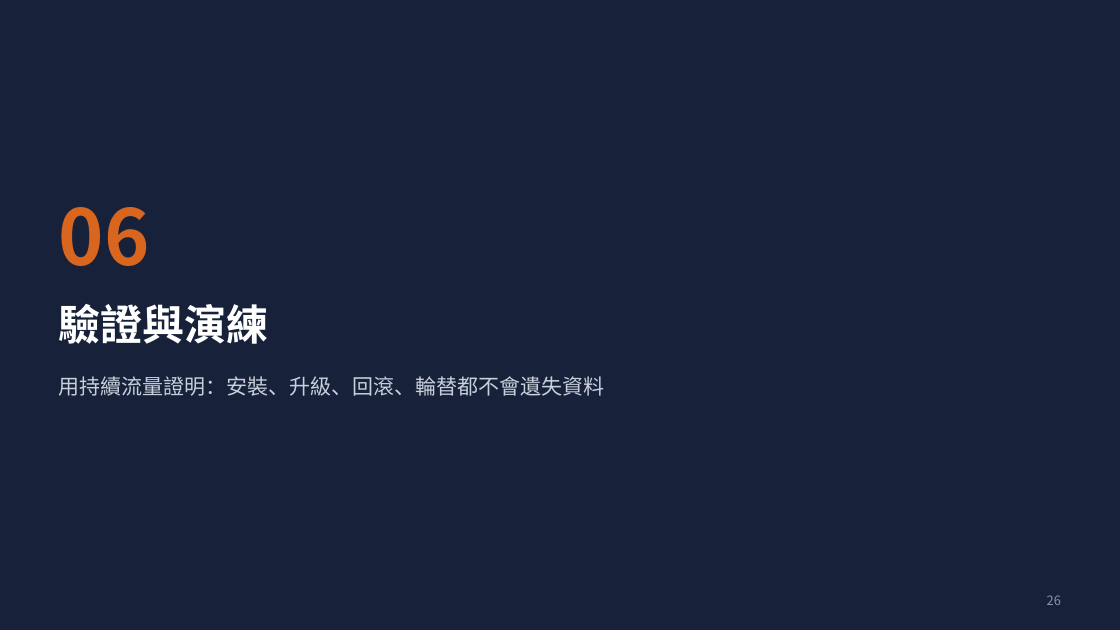
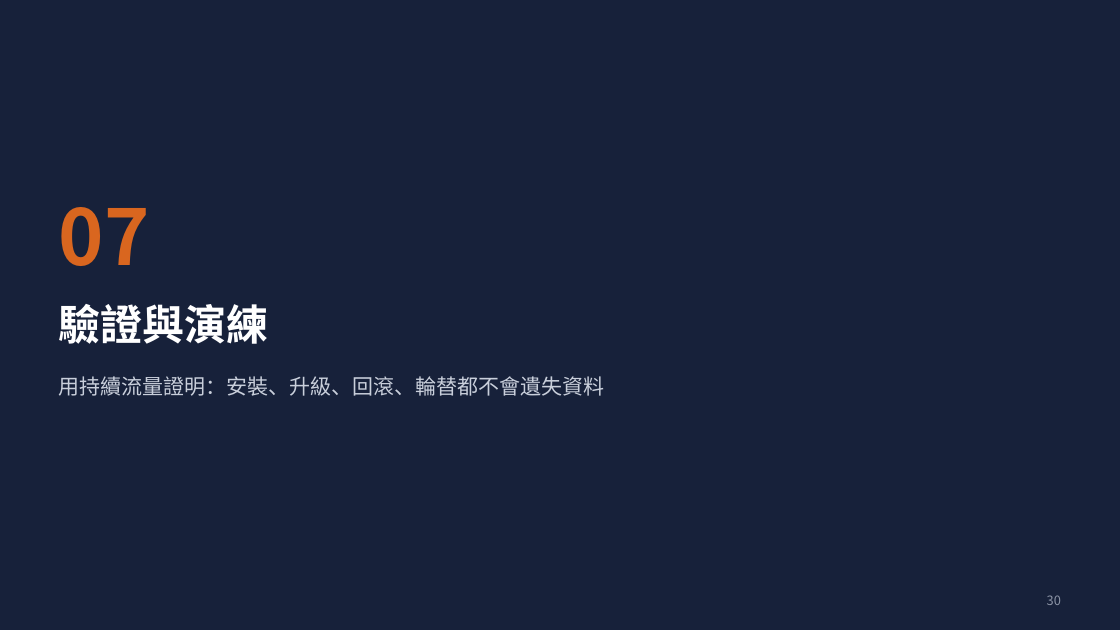
Before and after one commit to zxc81906119/kafka_install_ops, a slide deck: slide 30 of docs/Confluent-離線安裝PoC-全流程.pptx (slide 26 before the commit). Drawn at 1120x630 pixels with LibreOffice and Linux fonts; fonts in the diff are those of the drawing. Boxes give left, top, right and bottom in pixels: in the first picture for what was removed or moved away, otherwise in the second. Text is boxed around its words. In the diff, an @@ line names an element or a change of style, - is before the commit and + after.

```diff
--- a/docs/Confluent-離線安裝PoC-全流程.pptx
+++ b/docs/Confluent-離線安裝PoC-全流程.pptx
@@ text at bbox=[59, 207, 150, 266]: text changed @@
-06
+07
@@ text at bbox=[1047, 595, 1061, 605]: text changed @@
-26
+30
```
Also in this commit, not shown: 14 other slides changed, 4 slides added, 47 other files.
